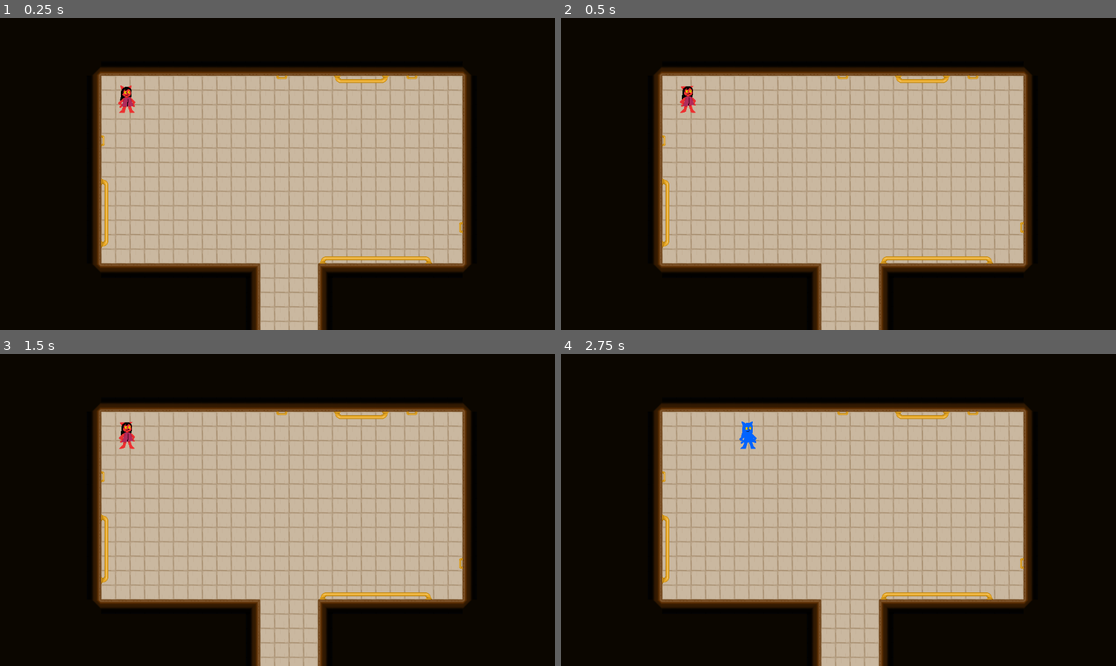
Above: before the commit, frames 1-4 (two rows, left to right).
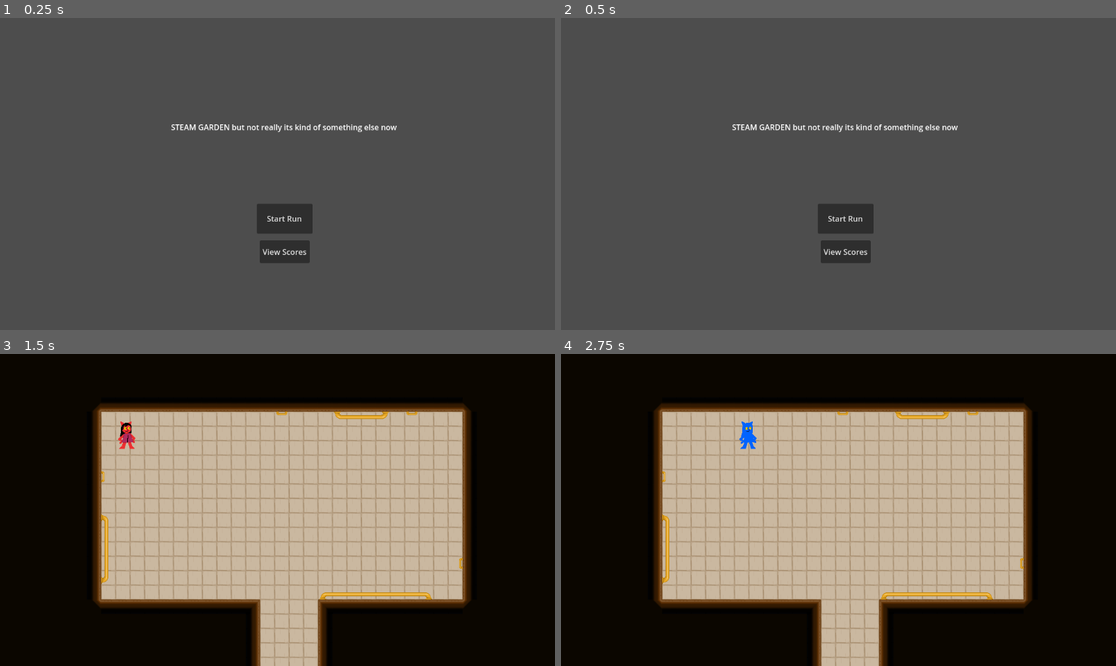
Above: after the commit, the same moments.

Repository: LUMIZ0NE/Steam-Garden
Game: Godot game, scene res://Scenes/title_screen.tscn
Two runs of this game, one before a commit and one after it. Both use one fixed random seed, a clock stepped at 60 frames per second and the inputs below. Before the commit the project starts from res://Scenes/world1.tscn.
Inputs (mouse positions are in pixels of both pictures, inside the frame that each line leads up to):
- Up to frame 1 (0.25 s): no input
- Up to frame 2 (0.5 s): no input
- Up to frame 3 (1.5 s): click (283, 588) at 0.5 s, where only the run after the commit has a clickable "View Scores"; click (283, 553) at 1.25 s, where only the run after the commit has a clickable "Start Run"
- Up to frame 4 (2.75 s): move the mouse to (960, 494) at 2.02 s; hold D (move_right) from 2.03 s (still down); click (960, 494) at 2.1 s

The runs differ from the first frame. In frame 1, 100% of the frame differs, in the area x 0-100%, y 0-100%; in frame 2, 100%; in frame 3, less than 0.1%; in frame 4, nothing differs.

Commit message:
added title screen
project now loads on the title screen

issues present as the file for scores no longer generates causing crashes on score submission

Diff:
--- a/Scenes/end_screen.gd
+++ b/Scenes/end_screen.gd
@@ -1,20 +1,24 @@
 extends Node2D
 var sum_score = 0
-
+var username = "Default Stanley"
 # Called when the node enters the scene tree for the first time.
 func _ready():
 	if Global.win_check == true:
 		print("WIN!")
 		$ResultBigText.text = "You collected goblin gem"
+		$NameInput.visible = true
+		$EnterScore.visible = true
+		sum_score = Global.player_health / Global.goblins_killed * 5
 	else:
 		print("loss")
 		Global.player_health = 0
 		$Grade.text = "Final grade: F"
+		$NameInput.visible = false
+		$EnterScore.visible = false
 
 	#display statistics for the run
 	$GoblinKillCount.text = "Goblins killed: " + str(Global.goblins_killed)
 	$HealthLeft.text = "Health remaining: " + str(Global.player_health)
-	sum_score = Global.player_health / Global.goblins_killed * 5
 	print(str(sum_score))
 	if sum_score == 0:
 		$Grade.text = "Final grade: F"
@@ -31,3 +35,14 @@
 # Called every frame. 'delta' is the elapsed time since the previous frame.
 func _process(delta):
 	pass
+
+func write_score_to_file():
+	var file = FileAccess.open("user://save_data.dat", FileAccess.READ_WRITE)
+	file.seek_end()
+	file.store_string(username + " " + str(sum_score) + " " + $Grade.text + "\n")
+
+func _on_enter_score_pressed():
+	if $NameInput.text != "":
+		username = $NameInput.text
+	print(username)
+	write_score_to_file()
--- a/Scenes/end_screen.tscn
+++ b/Scenes/end_screen.tscn
@@ -29,10 +29,28 @@
 "
 
 [node name="Grade" type="Label" parent="."]
-offset_left = 474.0
-offset_top = 359.0
-offset_right = 613.0
-offset_bottom = 382.0
+offset_left = 545.0
+offset_top = 124.0
+offset_right = 684.0
+offset_bottom = 173.0
 text = "final grade
 
 "
+
+[node name="NameInput" type="TextEdit" parent="."]
+visible = false
+offset_left = 336.0
+offset_top = 287.0
+offset_right = 495.0
+offset_bottom = 323.0
+placeholder_text = "enter name here"
+
+[node name="EnterScore" type="Button" parent="."]
+visible = false
+offset_left = 510.0
+offset_top = 280.0
+offset_right = 578.0
+offset_bottom = 329.0
+text = "entert"
+
+[connection signal="pressed" from="EnterScore" to="." method="_on_enter_score_pressed"]
--- /dev/null
+++ b/Scenes/node_2d.tscn
@@ -0,0 +1,24 @@
+[gd_scene format=3 uid="uid://3ymiyyie83l0"]
+
+[node name="TitleScreen" type="Node2D"]
+
+[node name="StartButton" type="Button" parent="."]
+offset_left = 533.0
+offset_top = 386.0
+offset_right = 649.0
+offset_bottom = 448.0
+text = "Start Run"
+
+[node name="Title" type="Label" parent="."]
+offset_left = 355.0
+offset_top = 215.0
+offset_right = 824.0
+offset_bottom = 247.0
+text = "STEAM GARDEN but not really its kind of something else now"
+
+[node name="Button" type="Button" parent="."]
+offset_left = 539.0
+offset_top = 462.0
+offset_right = 643.0
+offset_bottom = 509.0
+text = "View Scores"
--- /dev/null
+++ b/Scenes/title_screen.gd
@@ -0,0 +1,15 @@
+extends Node2D
+
+
+# Called when the node enters the scene tree for the first time.
+func _ready():
+	pass # Replace with function body.
+
+
+# Called every frame. 'delta' is the elapsed time since the previous frame.
+func _process(delta):
+	pass
+
+
+func _on_start_button_pressed():
+	get_tree().change_scene_to_file("res://Scenes/world1.tscn")
--- /dev/null
+++ b/Scenes/title_screen.tscn
@@ -0,0 +1,29 @@
+[gd_scene load_steps=2 format=3 uid="uid://buhtx0i8jgak1"]
+
+[ext_resource type="Script" path="res://Scenes/title_screen.gd" id="1_0g73b"]
+
+[node name="TitleScreen" type="Node2D"]
+script = ExtResource("1_0g73b")
+
+[node name="StartButton" type="Button" parent="."]
+offset_left = 533.0
+offset_top = 386.0
+offset_right = 649.0
+offset_bottom = 448.0
+text = "Start Run"
+
+[node name="Title" type="Label" parent="."]
+offset_left = 355.0
+offset_top = 215.0
+offset_right = 824.0
+offset_bottom = 247.0
+text = "STEAM GARDEN but not really its kind of something else now"
+
+[node name="Button" type="Button" parent="."]
+offset_left = 539.0
+offset_top = 462.0
+offset_right = 643.0
+offset_bottom = 509.0
+text = "View Scores"
+
+[connection signal="pressed" from="StartButton" to="." method="_on_start_button_pressed"]
--- a/project.godot
+++ b/project.godot
@@ -11,7 +11,7 @@
 [application]
 
 config/name="SteamGarden"
-run/main_scene="res://Scenes/world1.tscn"
+run/main_scene="res://Scenes/title_screen.tscn"
 config/features=PackedStringArray("4.2", "Forward Plus")
 config/icon="res://icon.svg"
 
